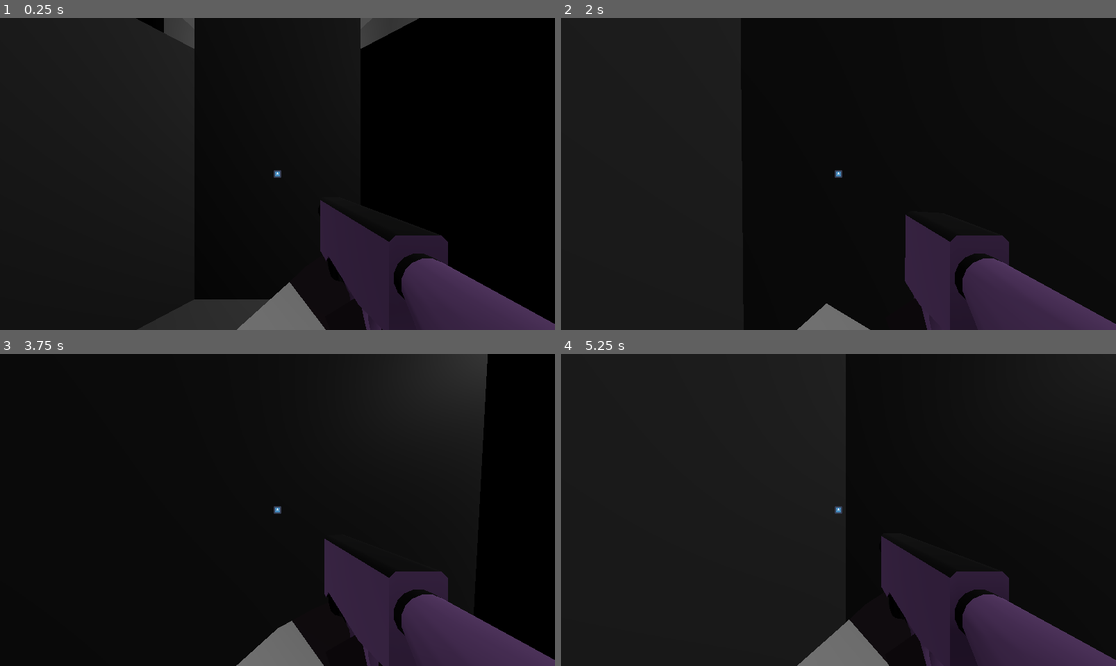
Above: before the commit, frames 1-4 (two rows, left to right).
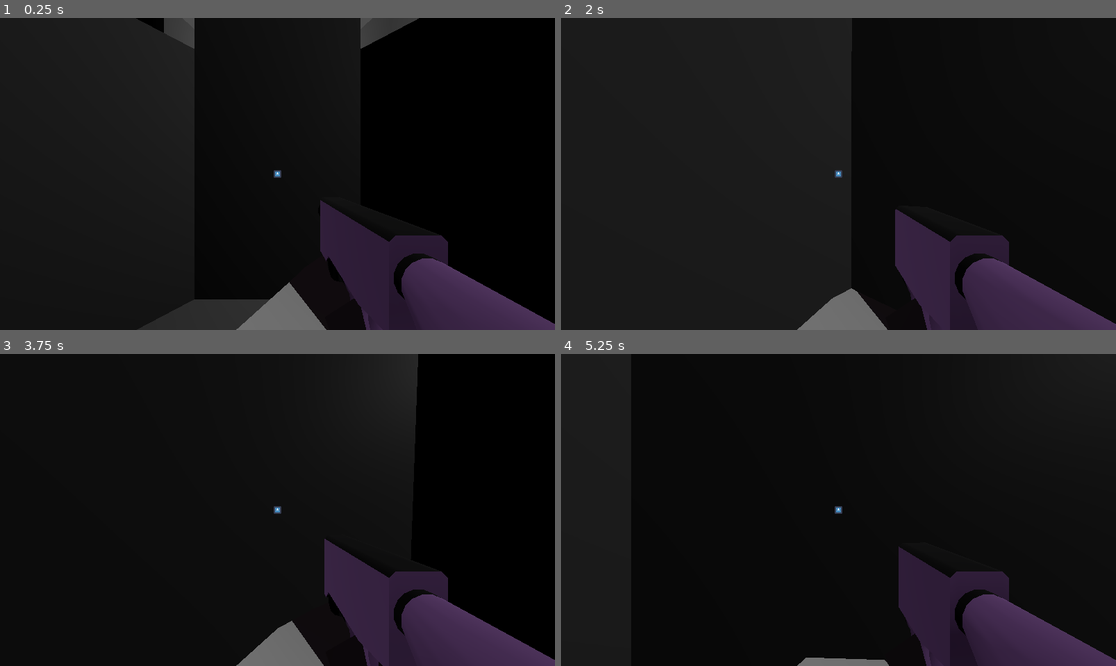
Above: after the commit, the same moments.

Repository: dairycultist/CityZoomer
Game: Godot game, scene res://level/level.tscn
The game is run twice, just before and just after one commit, with the same random seed, the same clock (stepped at 60 frames per second) and the same inputs. The engine's default icon, where the game draws it, is replaced by a stand-in: a white triangle on a blue panel in a dark square.
Inputs (mouse positions are in pixels of both pictures, inside the frame that each line leads up to):
- Up to frame 1 (0.25 s): no input
- Up to frame 2 (2 s): tap Enter at 0.5 s; move the mouse to (866, 174) at 0.52 s; press the mouse at (866, 174) at 0.53 s; hold W (walk_up) from 0.53 s (still down); tap Space (jump) at 0.77, 1.52 s; move the mouse to (810, 174) at 1.27 s; release the mouse at (810, 174) at 1.28 s; click (810, 174) at 1.35 s
- Up to frame 3 (3.75 s): keep holding W (walk_up); move the mouse to (288, 503) at 2.02 s; press the mouse at (288, 503) at 2.03 s; move the mouse to (271, 516) at 2.77 s; release the mouse at (271, 516) at 2.78 s; click (271, 516) at 2.85 s; tap Space (jump) at 3.02 s; move the mouse to (316, 513) at 3.52 s; press the mouse at (316, 513) at 3.53 s
- Up to frame 4 (5.25 s): keep holding W (walk_up); tap Space (jump) at 3.77, 4.52 s; move the mouse to (794, 506) at 4.27 s; release the mouse at (794, 506) at 4.28 s; click (794, 506) at 4.35 s; move the mouse to (844, 510) at 5.02 s; press the mouse at (844, 510) at 5.03 s

The runs differ from the first frame. In frame 1, less than 0.1% of the frame differs, in the area x 42-69%, y 84-100%; in frame 2, 1.0%; in frame 3, 3.9%, in the area x 74-88%, y 0-36%; in frame 4, 1.4%.

Commit message:
Clicking on loot

Diff:
--- a/items/gem.tscn
+++ b/items/gem.tscn
@@ -5,7 +5,7 @@
 [sub_resource type="ConcavePolygonShape3D" id="ConcavePolygonShape3D_7ih8j"]
 data = PackedVector3Array(-0.1855, 0.0085, -0.1348, -0.1855, 0.0085, 0.1348, 0.0709, 0.0085, -0.2181, 0.0709, 0.0085, - …(8328 unchanged characters)…
 
-[node name="Gem" type="StaticBody3D"]
+[node name="Gem" type="StaticBody3D" groups=["Loot"]]
 
 [node name="Mesh" type="MeshInstance3D" parent="."]
 mesh = ExtResource("1_7ih8j")
--- a/level/level.tscn
+++ b/level/level.tscn
@@ -17,10 +17,10 @@
 
 [node name="Player" parent="." instance=ExtResource("1_jc008")]
 transform = Transform3D(-1, 0, -1.50996e-07, 0, 1, 0, 1.50996e-07, 0, -1, 0, 0, 0)
-ground_accel = 75.0
+ground_accel = 110.0
 air_accel = 15.0
 max_velocity = 10.0
-ground_friction = 10
+ground_friction = 15
 jump_speed = 6
 
 [node name="LevelPlacer" type="StaticBody3D" parent="."]
--- a/player/player.gd
+++ b/player/player.gd
@@ -24,8 +24,6 @@
 	if right_target:
 		$Model/Armature/Skeleton3D/RightHandIK.target_node = right_target.get_path()
 		$Model/Armature/Skeleton3D/RightHandIK.start()
-
-	$Model/AnimationPlayer.play("Walk") # temp, mostly just for the title screen
 
 	Input.set_mouse_mode(Input.MOUSE_MODE_CAPTURED)
 	$PauseMenu.visible = false
@@ -85,6 +83,14 @@
 			Input.set_mouse_mode(Input.MOUSE_MODE_CAPTURED)
 			$PauseMenu.visible = false
 
+	if event.is_action_pressed("interact"):
+
+		var query = PhysicsRayQueryParameters3D.create($Camera3D.global_position, $Camera3D.global_position - 30 * $Camera3D.global_transform.basis.z)
+		var result = get_world_3d().direct_space_state.intersect_ray(query)
+
+		if (result and result.collider.is_in_group("Loot")):
+			print(result.collider)
+
 	if event is InputEventMouseMotion and Input.mouse_mode == Input.MOUSE_MODE_CAPTURED:
 
 		rotation.y += deg_to_rad(-event.relative.x * mouse_sensitivity)
--- a/player/player.tscn
+++ b/player/player.tscn
@@ -238,7 +238,7 @@
 offset_bottom = -41.29
 grow_horizontal = 2
 grow_vertical = 2
-text = "MENU"
+text = "PAUSED"
 horizontal_alignment = 1
 vertical_alignment = 1
 
--- a/project.godot
+++ b/project.godot
@@ -19,6 +19,7 @@
 
 Door="Rooms have empty Node3Ds in this group for connecting together. Z+ arrow (BLUE) should point OUTWARDS."
 LootSpawn="Position upon which a piece of loot may spawn."
+Loot="Objects that can be picked up for money, and which spawn in LootSpawn."
 
 [input]
 
@@ -52,3 +53,8 @@
 "events": [Object(InputEventKey,"resource_local_to_scene":false,"resource_name":"","device":-1,"window_id":0,"alt_press …(192 unchanged characters)…
 ]
 }
+interact={
+"deadzone": 0.2,
+"events": [Object(InputEventMouseButton,"resource_local_to_scene":false,"resource_name":"","device":-1,"window_id":0,"alt_pressed":false,"shift_pressed":false,"ctrl_pressed":false,"meta_pressed":false,"button_mask":1,"position":Vector2(214, 35),"global_position":Vector2(233, 131),"factor":1.0,"button_index":1,"canceled":false,"pressed":true,"double_click":false,"script":null)
+]
+}
